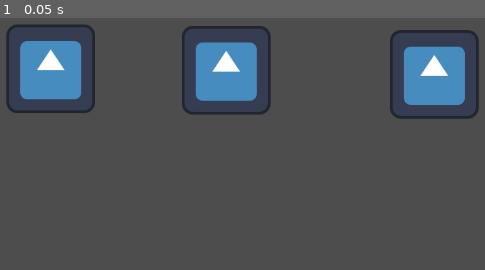
Above: before the commit, frame 1.
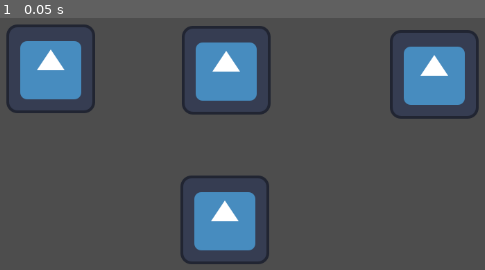
Above: after the commit, the same moment.

Repository: ahierony/git_tutorial
Game: Godot game, scene res://node.tscn
Two runs of this game, one before a commit and one after it. Both use one fixed random seed, a clock stepped at 60 frames per second and the inputs below. The project has no main scene, so this scene is started directly. The engine's default icon, where the game draws it, is replaced by a stand-in: a white triangle on a blue panel in a dark square.
Inputs:
- Up to frame 1 (0.05 s): no input

The runs differ from the first frame. In frame 1, 3.8% of the frame differs, in the area x 37-56%, y 62-98%.

Commit message:
added a fourth icon

Diff:
--- a/node.tscn
+++ b/node.tscn
@@ -15,3 +15,7 @@
 [node name="Icon3" type="Sprite2D" parent="."]
 position = Vector2(779, 243)
 texture = ExtResource("1_ubpe5")
+
+[node name="Icon4" type="Sprite2D" parent="."]
+position = Vector2(477, 453)
+texture = ExtResource("1_ubpe5")
